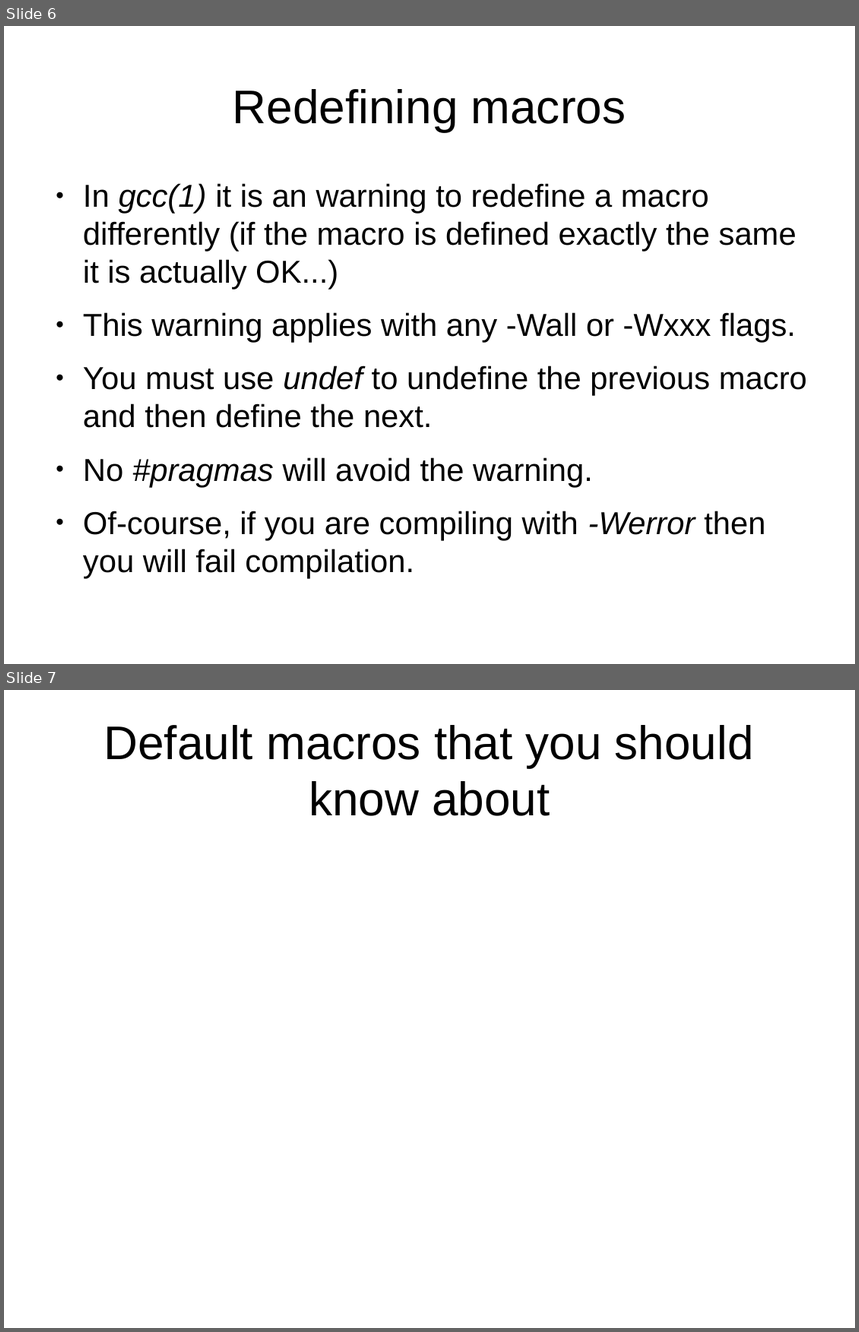
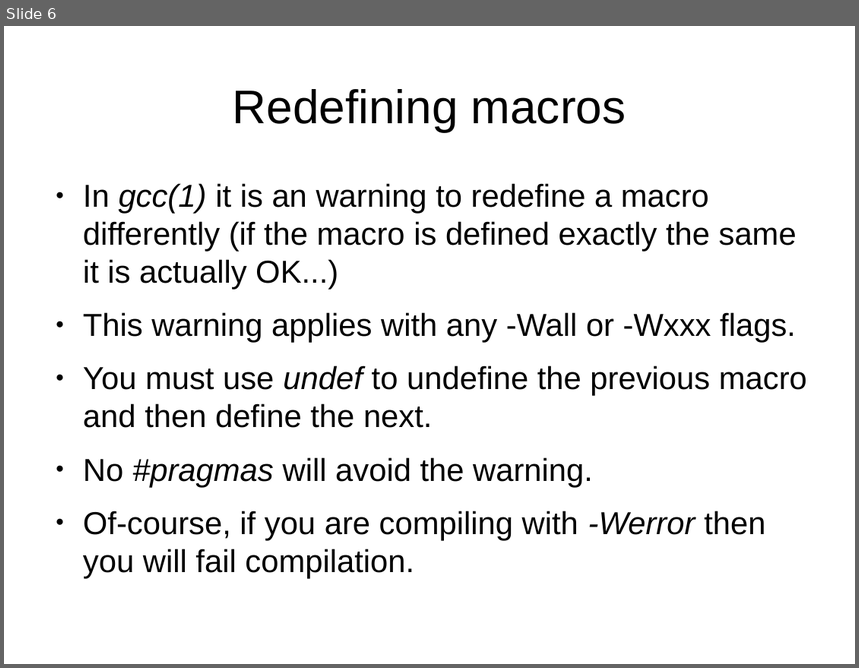
Before and after one commit to kalmuthu/slides, a slide deck: odp/c_pre_processor.odp. Shown one above the other, each under a label of ours: slides 6 and 7 before the commit, slide 6 after it. The pictures are 859x1332 and 859x668 pixels, drawn with LibreOffice and Linux fonts; fonts in the diff are those of the drawing. Boxes give left, top, right and bottom in pixels: in the first picture for what was removed or moved away, otherwise in the second. Text is boxed around its words. In the diff, an @@ line names an element or a change of style, - is before the commit and + after.

```diff
--- a/odp/c_pre_processor.odp
+++ b/odp/c_pre_processor.odp
@@ slide 7 removed at box(4, 690, 855, 1328), background #FFFFFF @@
@@ title removed at box(104, 725, 754, 816) @@
-Default macros that you should know about
```
Also in this commit, not shown: 1 slide changed, 1 other slide removed, 1 other file.
